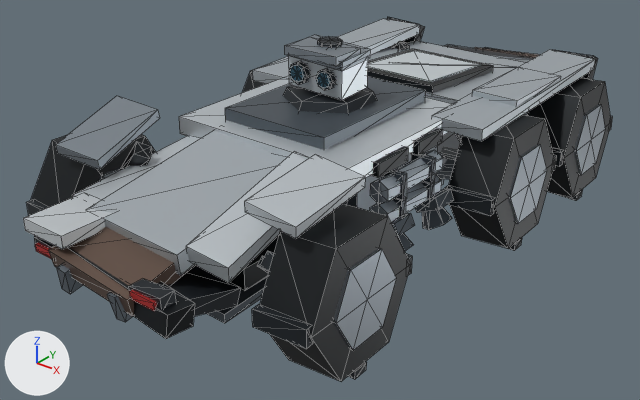
The glTF model assets/recon-rover-s/derived/meshopt/lod2/r47xs_recon_rover_d1_lod2.meshopt.glb: old version first, new version second.
Before and after are seen from a 50 mm lens placed at (3.48, -4.71, 3.02), pointed at (-0.06, -0.29, 0.28). The axes (+X, +Y, +Z) are drawn at lower left. The lights are the same throughout. The older version comes first. Mesh edges are drawn as thin lines. Where no turn or scale is listed for an object, it has been applied to the vertices. Vertices at exactly the same position are counted once.

Script lines for the objects in view, before the commit:
```python
me_mesh_0 = bpy.data.meshes.new('Mesh_0')
me_mesh_0.from_pydata(...)  # 1706 vertices, 2712 faces; spans x -1.2..1.19, y -2.34..2.39, z 0.0..1.44
me_mesh_0.materials.append(mat_rover_armor_palette)
ob_rover_static_body = bpy.data.objects.new('ROVER_STATIC_BODY', me_mesh_0)
ob_rover_static_body.location = (0.0, 0.0, 0.0)
```
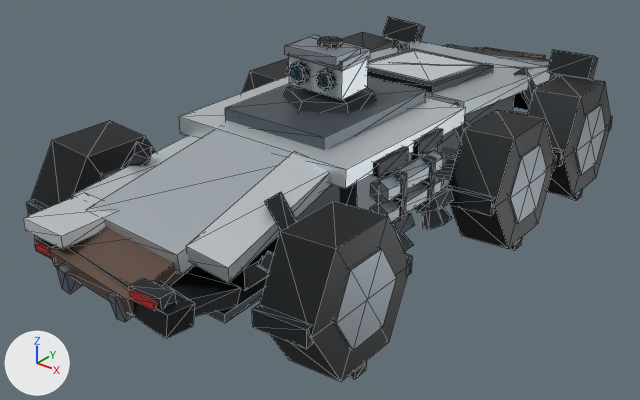
Where the change shows, as pixel boxes [x1, y1, x2, y2] in the pictures (640 x 400 px):
part 1 of me_mesh_0, deleted: before [244, 155, 365, 239]
part 2 of me_mesh_0, deleted: before [472, 67, 561, 106]
part 3 of me_mesh_0, deleted: before [252, 19, 420, 84]
part 4 of me_mesh_0, deleted: before [431, 50, 595, 141]
part 5 of me_mesh_0, deleted: before [55, 96, 160, 170]

Edits to the bpy script that builds the scene:
```text
Change me_mesh_0:
    used by ob_rover_static_body; location = (0.0, 0.0, 0.0)
    remove me_mesh_0.from_pydata(...)  # 1706 vertices, 2712 faces; spans x -1.2..1.19, y -2.34..2.39, z 0.0..1.44
    add me_mesh_0.from_pydata(...)  # 1666 vertices, 2652 faces; spans x -1.2..1.19, y -2.34..2.39, z 0.0..1.44
    me_mesh_0 part 1: the loose piece of 8 vertices spanning x 0.63..0.97, y -1.77..-1.19, z 0.93..1.11 is deleted
    me_mesh_0 part 2: the loose piece of 8 vertices spanning x 0.63..0.97, y 0.54..1.22, z 0.94..1.01 is deleted
    me_mesh_0 part 3: the loose piece of 8 vertices spanning x -0.99..-0.61, y 0.05..1.79, z 0.88..1.02 is deleted
    me_mesh_0 part 4: the loose piece of 8 vertices spanning x 0.61..0.99, y 0.05..1.79, z 0.88..1.02 is deleted
    me_mesh_0 part 5: the loose piece of 8 vertices spanning x -1.01..-0.59, y -1.79..-1.17, z 0.86..1.1 is deleted
```
